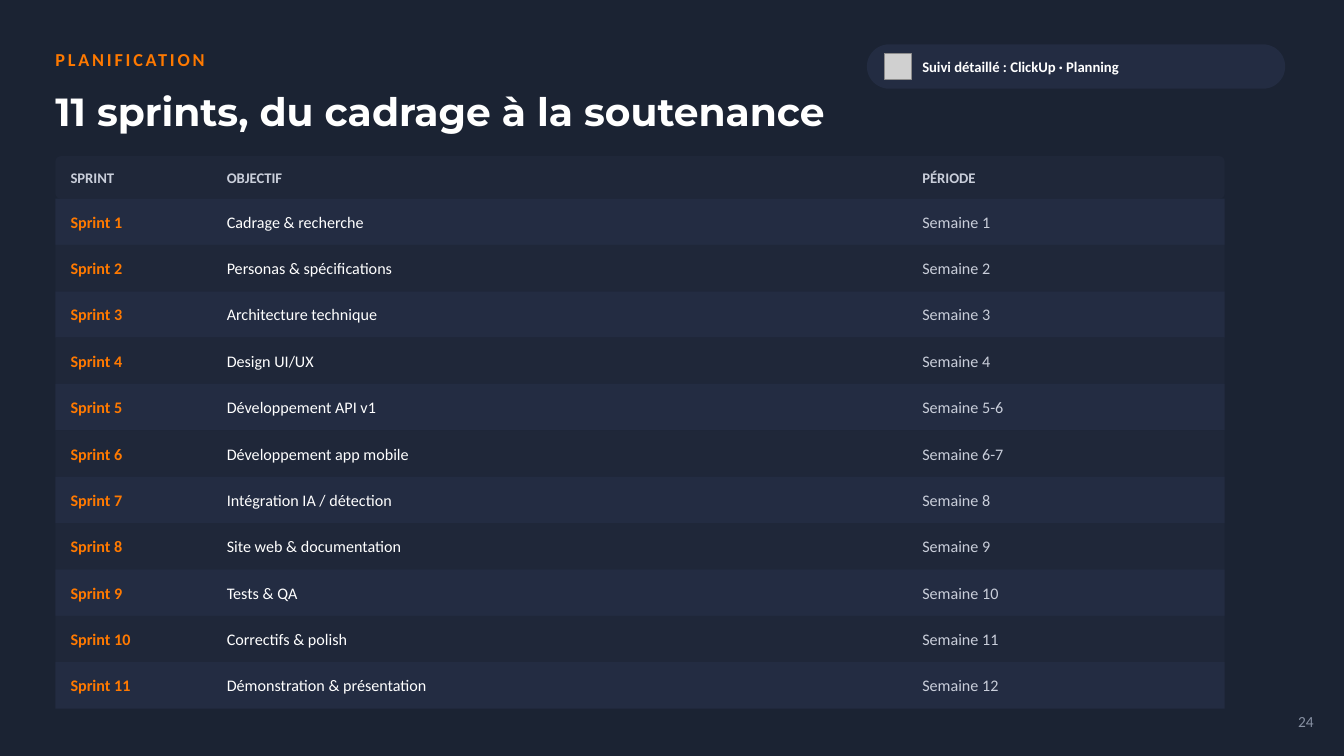
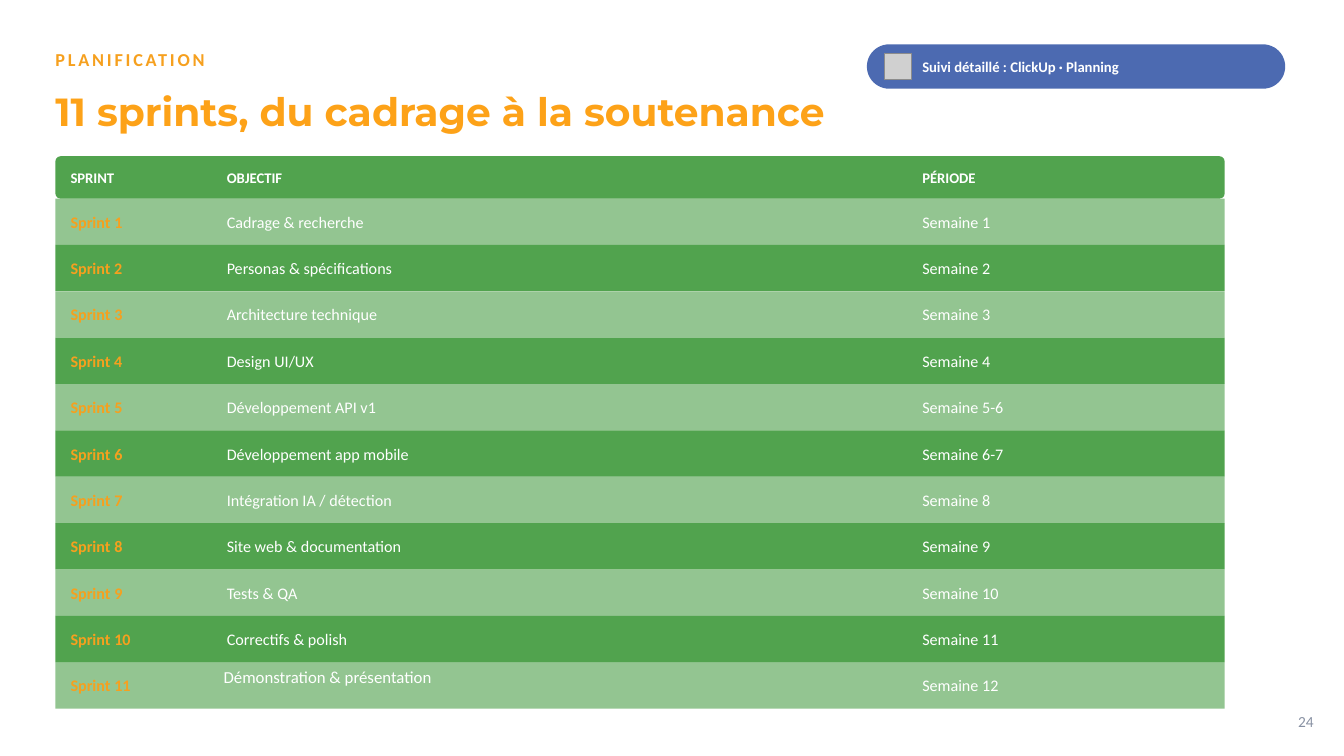
Before and after one commit to kwismo-support/Kwismo, a slide deck: slide 24 of cadrage/KWISMO_Presentation.pptx. Drawn at 1344x756 pixels with LibreOffice and Linux fonts; fonts in the diff are those of the drawing; grey boxes stand for pictures; background and template pictures are left out. Boxes give left, top, right and bottom in pixels: in the first picture for what was removed or moved away, otherwise in the second. Text is boxed around its words. In the diff, an @@ line names an element or a change of style, - is before the commit and + after.

Commit message:
Ajustement du document de cadrage et des personas

```diff
--- a/cadrage/KWISMO_Presentation.pptx
+++ b/cadrage/KWISMO_Presentation.pptx
@@ background picture (left out) to #FFFFFF @@
@@ rounded rectangle at [867,44,1286,89]: fill #232C42 to #4C6AB1 @@
@@ text "11 sprints, du cadrage à ..." at [55,95,824,134]: text colour #FFFFFF to #FDA218 @@
@@ fill #1F2739 to #51A34E in 6 elements at [55,156,1225,199], [55,245,1225,291], [55,338,1225,384], [55,431,1225,477], [55,523,1225,570], [55,616,1225,662] @@
@@ fill #232C42 to #51A34E at 62% opacity in 6 elements at [55,199,1225,245], [55,291,1225,338], [55,384,1225,431], [55,477,1225,523], [55,570,1225,616], [55,662,1225,709] @@
@@ text colour #FF7900 to #F6A01E in 12 elements at [55,42,1064,77], [71,217,122,231], [71,263,122,277], [71,309,122,323], [71,356,122,370], [71,402,122,416], [71,449,122,463], [71,495,122,509], [71,541,122,555], [71,588,122,602], [71,634,130,648], [71,680,130,694] @@
@@ text "Démonstration & présentation": place and size @@
-text "Démonstration & présentation" at [227,680,426,694]
+text "Démonstration & présentation" at [224,671,432,686]
@@ text "Démonstration & présentation" at [224,671,432,686]: size 11.5 to 12 pt; vertical alignment middle to top @@
@@ text colour #C9CEDA to #FFFFFF in 14 elements at [71,173,115,183], [227,173,282,183], [922,170,975,183], [922,217,990,228], [922,263,990,274], [922,309,990,320], [922,356,990,367], [922,402,1003,413], [922,449,1003,460], [922,495,990,506], [922,541,990,552], [922,588,998,599], [922,634,998,645], [922,680,998,691] @@
```
Also in this commit, not shown: 24 other slides changed, 3 other files.
